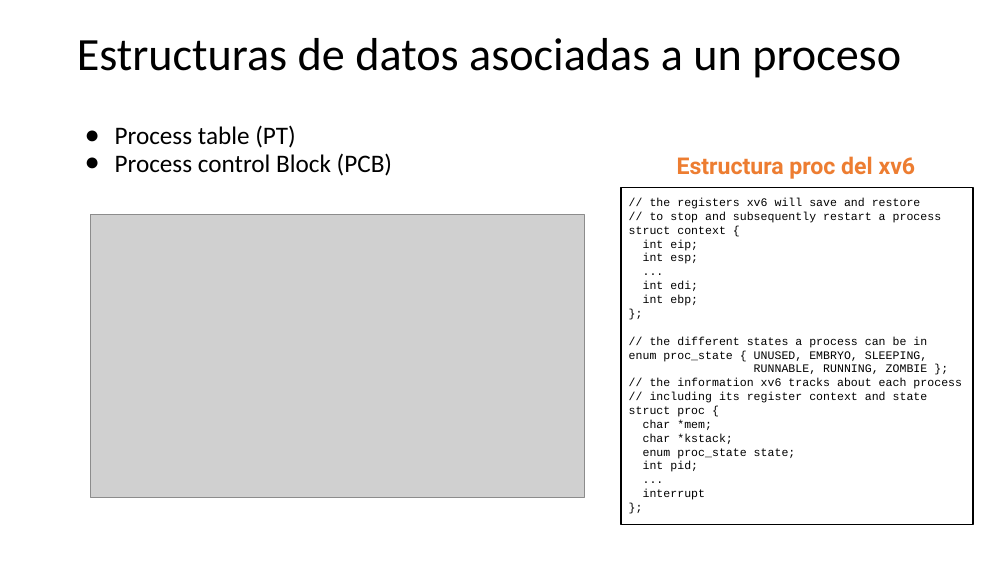
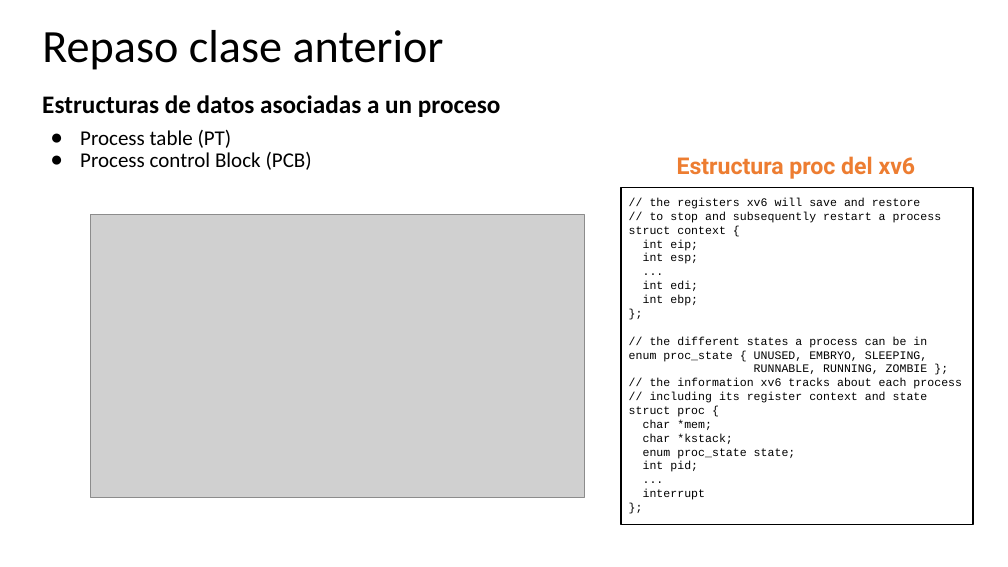
Before and after one commit to udea-so/apuntes_2026-2_SO-virtual, a slide deck: slide 6 of clase_04/SO_apuntes_clase4.pptx. Drawn at 1008x567 pixels with LibreOffice and Linux fonts; fonts in the diff are those of the drawing; grey boxes stand for pictures. Boxes give left, top, right and bottom in pixels: in the first picture for what was removed or moved away, otherwise in the second. Text is boxed around its words. In the diff, an @@ line names an element or a change of style, - is before the commit and + after.

Commit message:
Clase 4 actualizada

```diff
--- a/clase_04/SO_apuntes_clase4.pptx
+++ b/clase_04/SO_apuntes_clase4.pptx
@@ title at bbox=[42, 30, 444, 70]: text changed @@
-Estructuras de datos asociadas a un proceso
+Repaso clase anterior
@@ text added at bbox=[42, 95, 500, 117], 24 pt, text #000000, bold @@
+Estructuras de datos asociadas a un proceso
@@ text "Process table (PT)": place and size @@
-text "Process table (PT)" at bbox=[115, 125, 392, 176]
+text "Process table (PT)" at bbox=[80, 130, 312, 170]
@@ text "Process table (PT)" at bbox=[80, 130, 312, 170]: size 24 to 20 pt @@
```
Also in this commit, not shown: 31 other slides changed, 10 slides added, 1 slide removed, 5 other files.
